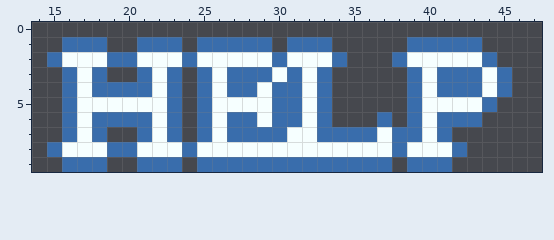
Two states of a pixel-art file, sprites/label-help.aseprite. The picture above was drawn from the file before the commit.
60x10 pixels, 1 frame. Shown: x 14..47, y 0..9.
Once edited:
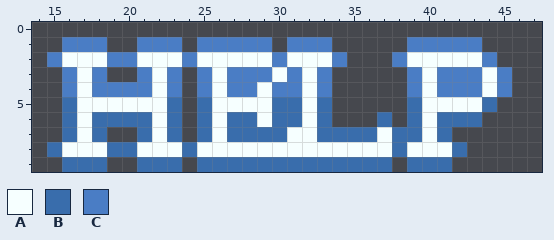
Palette (. is transparent): A #f6ffff  B #396dac  C #4a7dc5
Diff:
@@ x 14..47 @@
  0 ..................................
- 1 ..BBB..BBB.BBBBB.BBB.....BBBBB....
- 2 .BAAABBAAABAAAAABAAAB...BAAAAAB...
- 3 ..BAB..BAB.BABBBABAB.....BABBBAB..
- 4 ..BABBBBAB.BABBABBAB.....BABBBAB..
+ 1 ..CCC..CCC.CCCCC.CCC.....CCCCC....
+ 2 .CAAACCAAACAAAAACAAAC...CAAAAAC...
+ 3 ..CAC..CAC.CACCCACAC.....CACCCAC..
+ 4 ..CACCCCAC.CACCACCAC.....CACCCAC..
  5 ..BAAAAAAB.BAAAABBAB.....BAAAAB...
